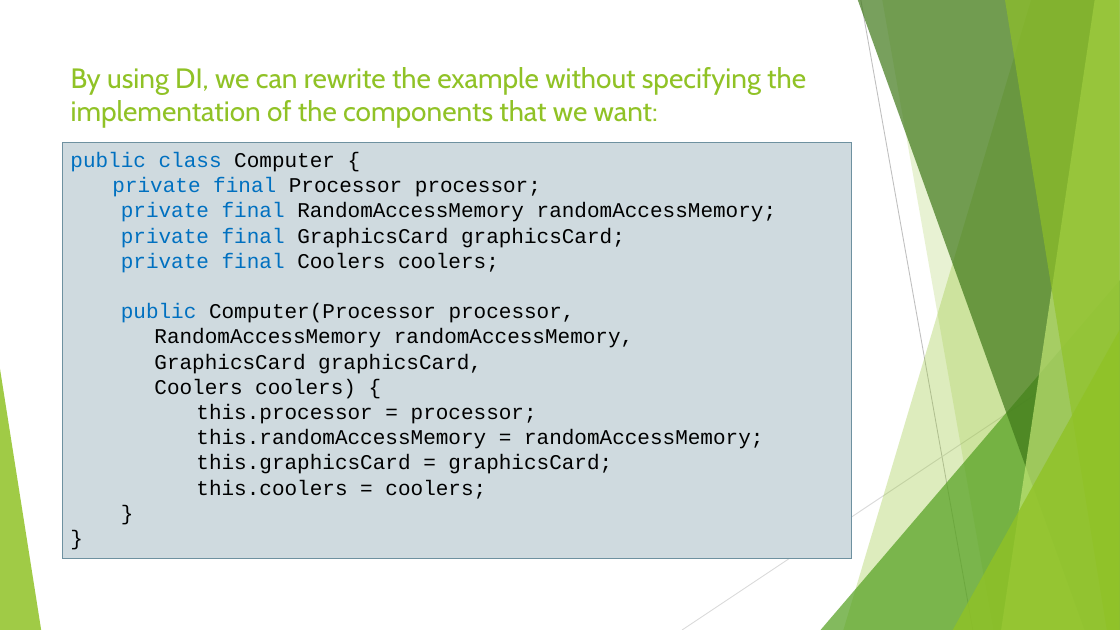
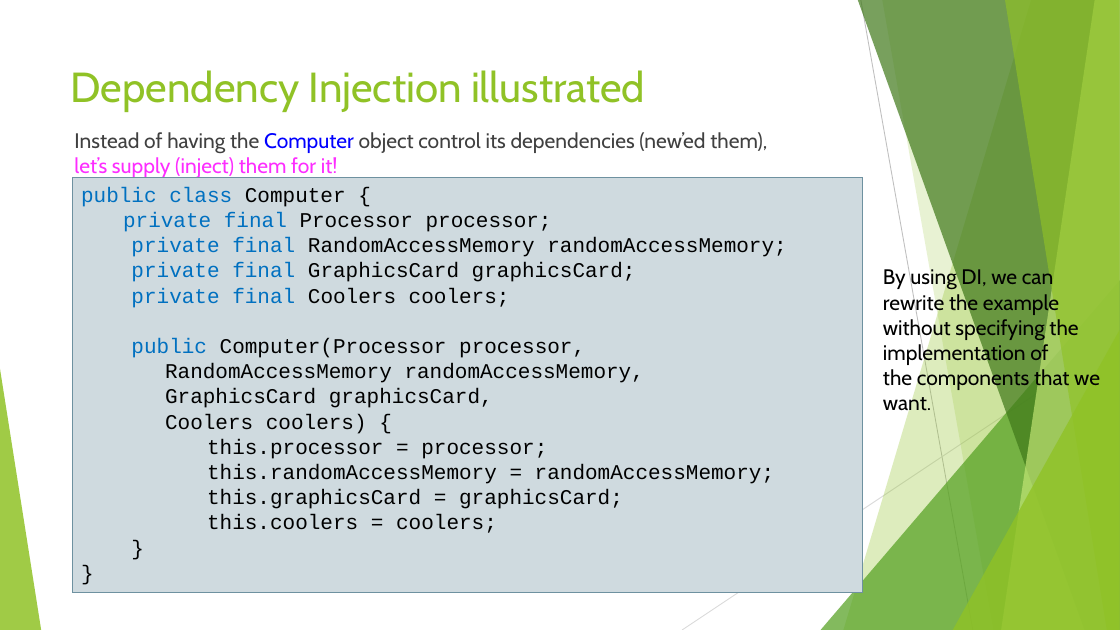
Before and after one commit to idanshal/sb-todo-app-tdp, a slide deck: slide 13 of course_data/presentations/practical_spring_boot_for_tdp_01.pptx. Drawn at 1120x630 pixels with LibreOffice and Linux fonts; fonts in the diff are those of the drawing. Boxes give left, top, right and bottom in pixels: in the first picture for what was removed or moved away, otherwise in the second. Text is boxed around its words. In the diff, an @@ line names an element or a change of style, - is before the commit and + after.

```diff
--- a/course_data/presentations/practical_spring_boot_for_tdp_01.pptx
+++ b/course_data/presentations/practical_spring_boot_for_tdp_01.pptx
@@ title added at [71,70,645,112], 36 pt, text #90C226 @@
+Dependency Injection illustrated
@@ text added at [74,132,767,179], 18 pt, text #404040 @@
+Instead of having the Computer object control its dependencies (new’ed them),
+let’s supply (inject) them for it!
@@ rectangle "public class Computer {": place and size @@
-rectangle "public class Computer {" at [62,143,852,559]
+rectangle "public class Computer {" at [73,177,863,593]
@@ text at [883,267,1100,417]: text changed; size 24 to 18 pt; text colour #90C226 to #000000 @@
-By using DI, we can rewrite the example without specifying the implementation of the components that we want:
+By using DI, we can rewrite the example without specifying the implementation of the components that we want.
```
Also in this commit, not shown: 7 other slides changed, 1 slide added, 7 slides removed, 1 other file.
